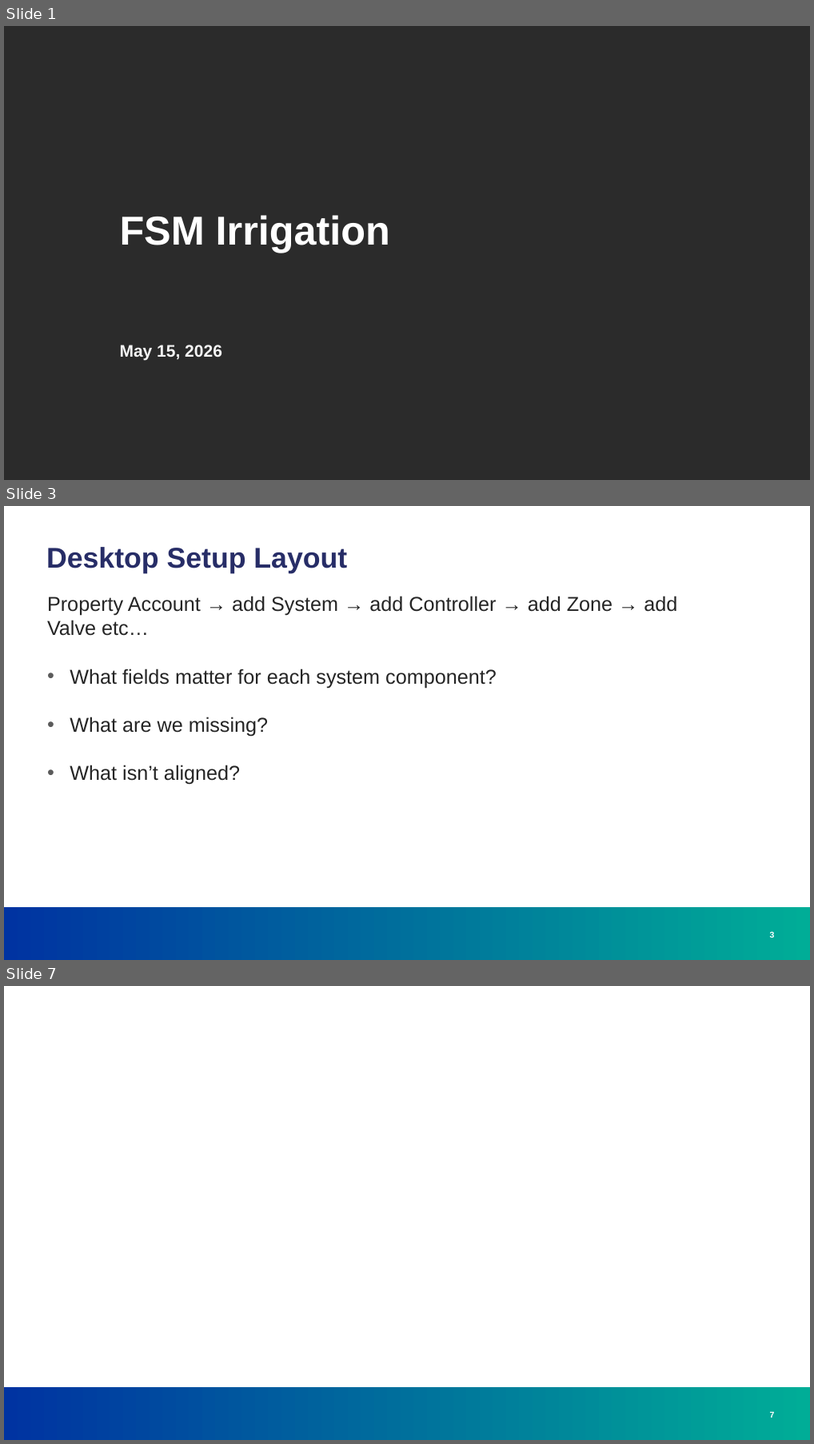
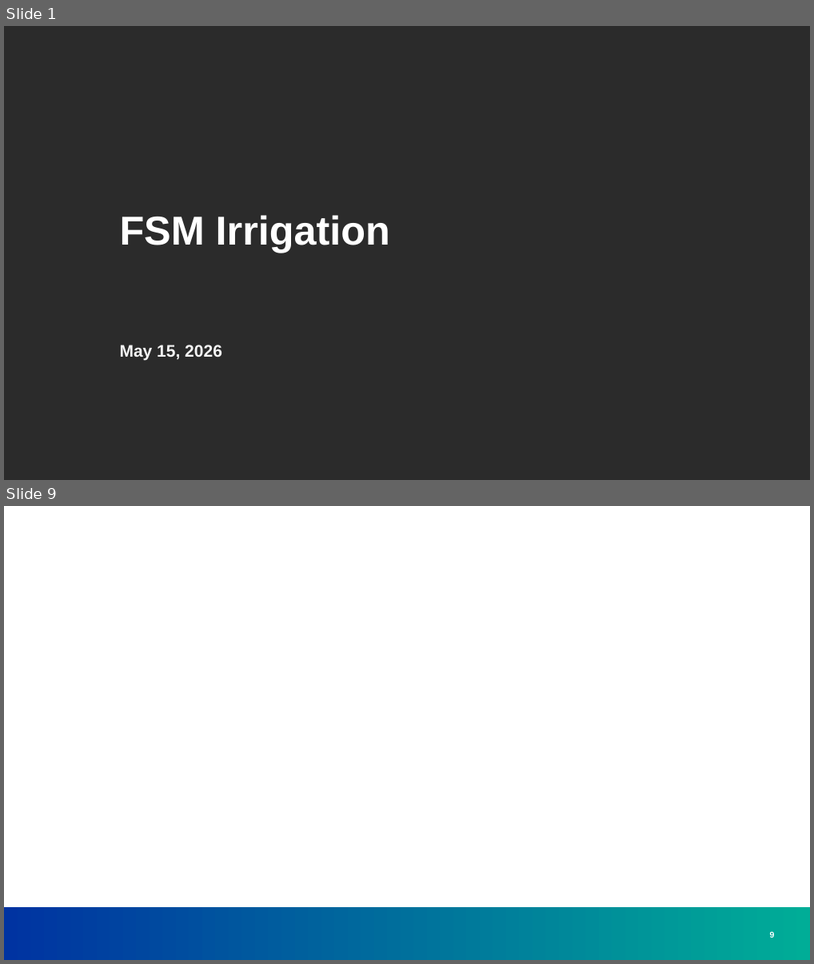
Before and after one commit to greg-e/irrigation, a slide deck: fsm_irrigation.pptx. Shown one above the other, each under a label of ours: slides 1, 3 and 7 before the commit, slides 1 and 9 after it; the slides between them are not shown. The pictures are 814x1444 and 814x964 pixels, drawn with LibreOffice and Linux fonts; fonts in the diff are those of the drawing; background and template pictures are left out; a plain dark background stands for a picture behind light text. Boxes give left, top, right and bottom in pixels: in the first picture for what was removed or moved away, otherwise in the second. Text is boxed around its words. In the diff, an @@ line names an element or a change of style, - is before the commit and + after.

```diff
--- a/fsm_irrigation.pptx
+++ b/fsm_irrigation.pptx
@@ slide 3 removed at box(4, 506, 810, 960), background #FFFFFF; not listed: 1 template element that a slide beside it also shows @@
@@ title removed at box(46, 547, 347, 573) @@
-Desktop Setup Layout
@@ text removed at box(47, 596, 678, 784) @@
-Property Account → add System → add Controller → add Zone → add Valve etc…
-• What fields matter for each system component?
-• What are we missing?
-• What isn’t aligned?
@@ page number removed at box(770, 931, 775, 937) @@
-3
@@ what was slide 7 is now slide 9 @@
@@ page number at box(770, 931, 775, 937): text changed @@
-7
+9
```
Also in this commit, not shown: 2 slides changed, 5 slides added, 4 other slides removed, 10 other files.
